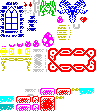
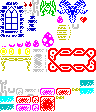
Comparing the layer stacks of the two 96px x 112px images. Changes:
painted on "Background" over bbox(0, 0, 94, 96)
